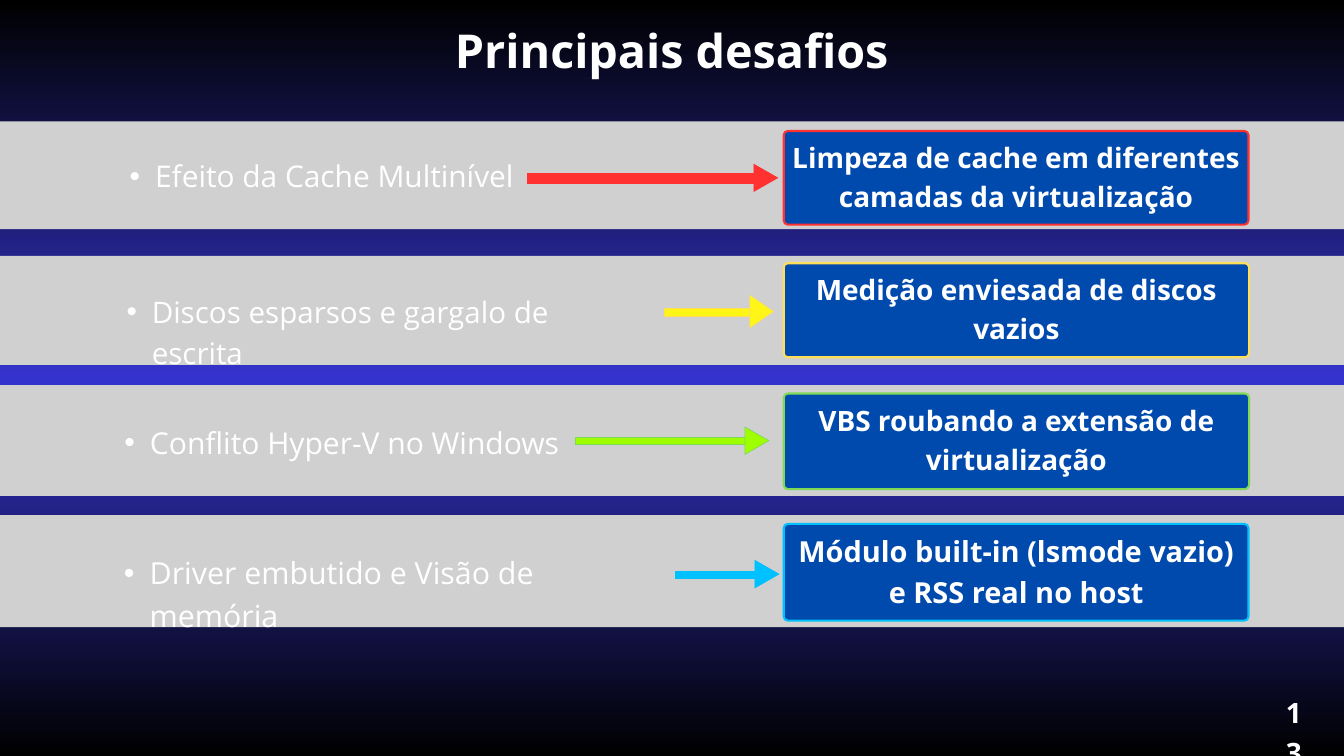
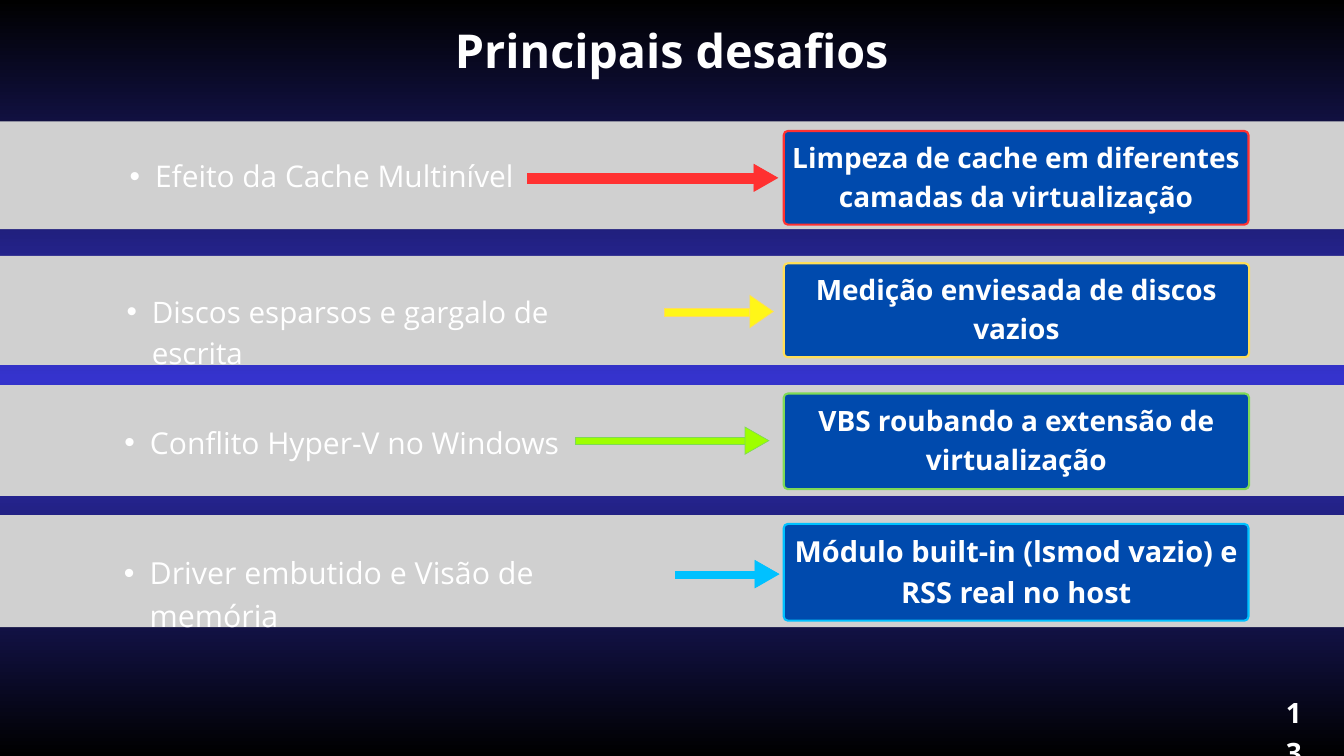
Before and after one commit to Lidrac/so-262, a slide deck: slide 13 of atividades/atividade-08/slides.pptx. Drawn at 1344x756 pixels with LibreOffice and Linux fonts; fonts in the diff are those of the drawing; grey boxes stand for pictures. Boxes give left, top, right and bottom in pixels: in the first picture for what was removed or moved away, otherwise in the second. Text is boxed around its words. In the diff, an @@ line names an element or a change of style, - is before the commit and + after.

```diff
--- a/atividades/atividade-08/slides.pptx
+++ b/atividades/atividade-08/slides.pptx
@@ text at box(795, 539, 1237, 604): text changed @@
-Módulo built-in (lsmode vazio) e RSS real no host
+Módulo built-in (lsmod vazio) e RSS real no host
```
Also in this commit, not shown: 6 other slides changed, 2 other files.
